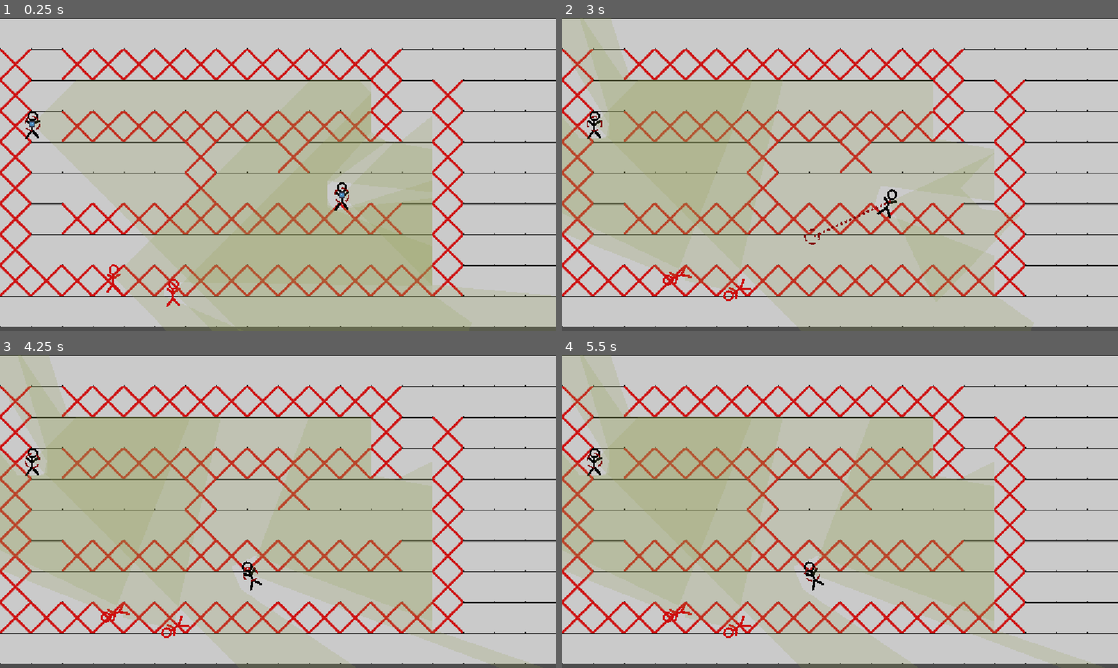
Above: before the commit, frames 1-4 (two rows, left to right).
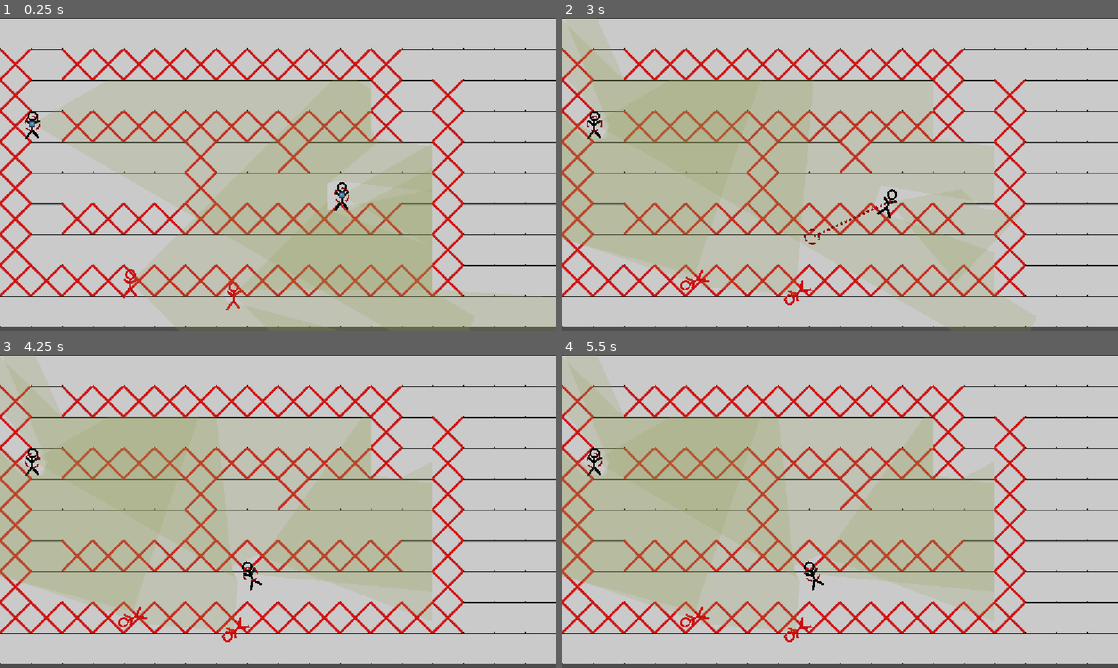
Above: after the commit, the same moments.

Repository: NevenIlincic/Tactical_Move
Game: Godot game, scene res://Scenes/Test_Scene.tscn
Same seed, same stepped clock (60 frames per second), same inputs: the game is played once before the commit and once after it. The engine's default icon, where the game draws it, is replaced by a stand-in: a white triangle on a blue panel in a dark square.
Inputs (mouse positions are in pixels of both pictures, inside the frame that each line leads up to):
- Up to frame 1 (0.25 s): no input
- Up to frame 2 (3 s): tap Enter at 0.5 s; move the mouse to (595, 124) at 0.52 s; right-click (595, 124) at 0.6 s; click (595, 124) at 0.67 s; tap Z (rotate_player_after_move) at 0.8, 1.35, 2.3 s; tap W (reset_look_at_path) at 1.25 s; move the mouse to (901, 196) at 1.27 s; click (901, 196) at 1.42 s; right-click (901, 196) at 1.55 s; tap Q (reset_path) at 2 s; move the mouse to (895, 105) at 2.02 s; press the mouse at (895, 105) at 2.03 s; tap X (reset_rotate_player_after_move) at 2.75 s; move the mouse to (812, 237) at 2.77 s; release the mouse at (812, 237) at 2.78 s; tap Space (move_confirm) at 2.85 s; click (812, 237) at 2.92 s
- Up to frame 3 (4.25 s): right-click (250, 574) at 3.05 s; move the mouse to (444, 558) at 3.52 s; right-click (444, 558) at 3.6 s; click (444, 558) at 3.67 s; tap Z (rotate_player_after_move) at 3.8 s; tap X (reset_rotate_player_after_move) at 4.15 s
- Up to frame 4 (5.5 s): move the mouse to (673, 464) at 4.27 s; tap Z (rotate_player_after_move) at 4.35, 5.3 s; click (673, 464) at 4.42 s; right-click (673, 464) at 4.55 s; move the mouse to (867, 511) at 5.02 s; right-click (867, 511) at 5.1 s; click (867, 511) at 5.17 s

The runs differ from the first frame. In frame 1, 2.3% of the frame differs, in the area x 6-100%, y 19-94%; in frame 2, 0.8%; in frame 3, 0.9%; in frame 4, 0.9%.

Commit message:
[FIX] End of action turn detection

Diff:
--- a/Resources/Weapon_Stats/m4a1_Rifle_Stats.tres
+++ b/Resources/Weapon_Stats/m4a1_Rifle_Stats.tres
@@ -16,7 +16,7 @@
 
 [sub_resource type="Resource" id="Resource_sr62i"]
 script = ExtResource("1_gmncr")
-base_value = 3.0
+base_value = 1.0
 metadata/_custom_type_script = "uid://bencr8mnns7ut"
 
 [sub_resource type="Resource" id="Resource_woesj"]
--- a/Scenes/Soldier/Player/Player.tscn
+++ b/Scenes/Soldier/Player/Player.tscn
@@ -80,6 +80,7 @@
 polygon = PackedVector2Array(0, 0, -256, -256, 256, -256)
 script = ExtResource("4_t26db")
 max_range = 1000.0
+fov_degrees = 60.0
 
 [node name="Enemy_Target_Line" type="Line2D" parent="Vision_Polygon" unique_id=1477870436]
 show_behind_parent = true
--- a/Scenes/Test_Scene.tscn
+++ b/Scenes/Test_Scene.tscn
@@ -10,7 +10,6 @@
 [ext_resource type="Script" uid="uid://cubw4ogrqm6po" path="res://Scripts/Weapon/weapon.gd" id="6_mykrp"]
 [ext_resource type="Script" uid="uid://bqnc1ha42r85" path="res://Scripts/Weapon/pistol.gd" id="7_88mxo"]
 [ext_resource type="Resource" uid="uid://ddj6vd6by3aw5" path="res://Resources/Weapon_Stats/Pistol_Stats.tres" id="8_argnq"]
-[ext_resource type="Resource" uid="uid://bqytja2sqng4q" path="res://Resources/Player_Stats/Regular_Soldier_Stats.tres" id="11_ofkpl"]
 [ext_resource type="Script" uid="uid://bmr38t2grjqqv" path="res://Scripts/Weapon/m4a1_rifle.gd" id="12_grcoo"]
 [ext_resource type="Resource" uid="uid://ttdsvtwhyg75" path="res://Resources/Weapon_Stats/m4a1_Rifle_Stats.tres" id="13_tq75k"]
 
@@ -44,6 +43,36 @@
 [sub_resource type="RectangleShape2D" id="RectangleShape2D_fhwqp"]
 size = Vector2(64, 192)
 
+[sub_resource type="Resource" id="Resource_ofkpl"]
+resource_local_to_scene = true
+script = ExtResource("5_8c5ma")
+base_value = 30.0
+metadata/_custom_type_script = "uid://bencr8mnns7ut"
+
+[sub_resource type="Resource" id="Resource_ebsyv"]
+script = ExtResource("5_8c5ma")
+base_value = 1000.0
+metadata/_custom_type_script = "uid://bencr8mnns7ut"
+
+[sub_resource type="Resource" id="Resource_w2bir"]
+script = ExtResource("5_8c5ma")
+base_value = 0.4
+metadata/_custom_type_script = "uid://bencr8mnns7ut"
+
+[sub_resource type="Resource" id="Resource_nfmrh"]
+script = ExtResource("5_8c5ma")
+base_value = 250.0
+metadata/_custom_type_script = "uid://bencr8mnns7ut"
+
+[sub_resource type="Resource" id="Resource_grcoo"]
+resource_local_to_scene = true
+script = ExtResource("6_ltieu")
+speed = SubResource("Resource_nfmrh")
+reaction_time = SubResource("Resource_w2bir")
+max_travel_distance = SubResource("Resource_ebsyv")
+HP = SubResource("Resource_ofkpl")
+metadata/_custom_type_script = "uid://cp4iog725gtuq"
+
 [sub_resource type="Resource" id="Resource_yn6en"]
 script = ExtResource("7_88mxo")
 weapon_stats = ExtResource("8_argnq")
@@ -69,7 +98,7 @@
 base_value = 250.0
 metadata/_custom_type_script = "uid://bencr8mnns7ut"
 
-[sub_resource type="Resource" id="Resource_ofkpl"]
+[sub_resource type="Resource" id="Resource_513u8"]
 resource_local_to_scene = true
 script = ExtResource("6_ltieu")
 speed = SubResource("Resource_xq73l")
@@ -78,7 +107,7 @@
 HP = SubResource("Resource_8c5ma")
 metadata/_custom_type_script = "uid://cp4iog725gtuq"
 
-[sub_resource type="Resource" id="Resource_grcoo"]
+[sub_resource type="Resource" id="Resource_518se"]
 resource_local_to_scene = true
 script = ExtResource("5_8c5ma")
 base_value = 30.0
@@ -99,13 +128,28 @@
 base_value = 250.0
 metadata/_custom_type_script = "uid://bencr8mnns7ut"
 
-[sub_resource type="Resource" id="Resource_513u8"]
+[sub_resource type="Resource" id="Resource_7tbrw"]
 resource_local_to_scene = true
 script = ExtResource("6_ltieu")
 speed = SubResource("Resource_6uspl")
 reaction_time = SubResource("Resource_3vrl3")
 max_travel_distance = SubResource("Resource_tq75k")
-HP = SubResource("Resource_grcoo")
+HP = SubResource("Resource_518se")
+metadata/_custom_type_script = "uid://cp4iog725gtuq"
+
+[sub_resource type="Resource" id="Resource_q2r4x"]
+resource_local_to_scene = true
+script = ExtResource("5_8c5ma")
+base_value = 30.0
+metadata/_custom_type_script = "uid://bencr8mnns7ut"
+
+[sub_resource type="Resource" id="Resource_nja13"]
+resource_local_to_scene = true
+script = ExtResource("6_ltieu")
+speed = SubResource("Resource_nfmrh")
+reaction_time = SubResource("Resource_w2bir")
+max_travel_distance = SubResource("Resource_ebsyv")
+HP = SubResource("Resource_q2r4x")
 metadata/_custom_type_script = "uid://cp4iog725gtuq"
 
 [sub_resource type="Resource" id="Resource_kw30y"]
@@ -144,21 +188,21 @@
 
 [node name="Player" parent="." unique_id=1108589071 instance=ExtResource("4_10mtb")]
 position = Vector2(67, 219)
-current_engagement_rule = 3
-soldier_stats = ExtResource("11_ofkpl")
+current_engagement_rule = 2
+soldier_stats = SubResource("Resource_grcoo")
 weapons = Array[ExtResource("6_mykrp")]([SubResource("Resource_yn6en")])
 
 [node name="Enemy3" parent="." unique_id=2042909401 instance=ExtResource("5_svcn8")]
-position = Vector2(235, 537)
+position = Vector2(484, 573)
 HP = 20.0
-soldier_stats = SubResource("Resource_ofkpl")
+soldier_stats = SubResource("Resource_513u8")
 
 [node name="Enemy2" parent="." unique_id=2085944523 instance=ExtResource("5_svcn8")]
-position = Vector2(359, 567)
-soldier_stats = SubResource("Resource_513u8")
+position = Vector2(270, 547)
+soldier_stats = SubResource("Resource_7tbrw")
 
 [node name="Player2" parent="." unique_id=1802276897 instance=ExtResource("4_10mtb")]
 position = Vector2(708, 367)
-current_engagement_rule = 2
-soldier_stats = ExtResource("11_ofkpl")
+current_engagement_rule = 1
+soldier_stats = SubResource("Resource_nja13")
 weapons = Array[ExtResource("6_mykrp")]([SubResource("Resource_kw30y")])
--- a/Scenes/test_scene.gd
+++ b/Scenes/test_scene.gd
@@ -55,18 +55,13 @@
 		list_occupied_tiles.append(starting_tile)
 
 func connect_to_signals():
-	Signals.player_move_finished.connect(check_is_turn_finished)
+	pass
+	#Signals.player_move_finished.connect(check_is_turn_finished)
 
 #func _on_deselect_player():
 	#selected_player.is_selected = false
 	#selected_player = null
 	#draw_path([])
-
-func check_is_turn_finished():
-	num_finished_player_turns += 1
-	if num_finished_player_turns == len(players):
-		num_finished_player_turns = 0
-		print("ZAVRSEN POTEZ!")
 
 #func set_selected_player(new_selected_player: Player):
 	##if selected_player:
--- a/Scripts/Autoload/signals.gd
+++ b/Scripts/Autoload/signals.gd
@@ -4,8 +4,11 @@
 signal move_player(path_tiles: Array[Vector2i], tile_map: TileMapLayer)
 signal set_selected_player(selected_player: Player)
 signal deselect_player(player: Player)
-signal player_move_finished() #When single soldier finishes his actions
 
+#SOLDIER SIGNALS
+signal player_move_finished(soldier: Soldier) #When single soldier finishes his actions
+signal player_move_continued(soldier: Soldier)
+####
 signal set_tile_to_solid(tile: Vector2i)
 
 signal get_alive_enemies()
--- a/Scripts/Patterns/State/Level_State/action_state.gd
+++ b/Scripts/Patterns/State/Level_State/action_state.gd
@@ -7,15 +7,29 @@
 var num_finished_moves: int
 var alive_soldiers: Dictionary
 
+var soldiers_in_action: Dictionary
+
+
 func _init(data: Array):
 	level = data[0]
+
 	alive_soldiers = level.get_alive_soldiers()
+	#soldiers_in_action = alive_soldiers.duplicate()
+	soldiers_in_action = {}
 	num_finished_moves = 0
+	initial_num_alive_enemies = len(alive_soldiers)
+
+	connect_to_signals()
 
 	vision_manager = VisionManager.new()
 
 	for player: Soldier in alive_soldiers.keys():
 		player.do_actions()
+
+func connect_to_signals():
+	Signals.player_move_finished.connect(_on_player_move_finished)
+	Signals.player_move_continued.connect(_on_player_move_continued)
+	Signals.enemy_soldier_killed.connect(_on_soldier_killed)
 
 func _unhandled_input(event: InputEvent):
 	pass
@@ -30,13 +44,30 @@
 		player.do_while_action(delta)
 		#if len(alive_soldiers) == 1:
 			#print(player.is_soldier_walking(), " ", player.has_enemies_in_sight())
-		if not player.is_in_finished_state():
-			all_players_finished_moves = false
+		#if not player.is_in_finished_state():
+			#all_players_finished_moves = false
 
-	if all_players_finished_moves:
-		level.set_level_state(PlayerSetMoveState.new([level]))
+	#if all_players_finished_moves:
+		#await level.get_tree().create_timer(1.0).timeout
+		#level.set_level_state(PlayerSetMoveState.new([level]))
 
 func check_for_deletion():
 	for player in alive_soldiers.keys():
 		if not is_instance_valid(player) or player.is_queued_for_deletion():
 			alive_soldiers.erase(player)
+
+func _on_player_move_finished(soldier: Soldier):
+	if soldiers_in_action.has(soldier):
+		soldiers_in_action.erase(soldier)
+		if len(soldiers_in_action) == 0:
+			level.set_level_state(PlayerSetMoveState.new([level]))
+
+	#num_finished_moves += 1
+	#if num_finished_moves == initial_num_alive_enemies:
+func _on_player_move_continued(soldier: Soldier):
+	soldiers_in_action[soldier] = true
+
+func _on_soldier_killed(enemy: Soldier, killed_by: Soldier):
+	_on_player_move_finished(enemy)
+	#initial_num_alive_enemies -= 1
+	#num_finished_moves += 1
--- a/Scripts/Soldier/Enemy/enemy.gd
+++ b/Scripts/Soldier/Enemy/enemy.gd
@@ -7,7 +7,6 @@
 var num_seen_by: int = 0
 
 #FOR ENEMY
-var point_to_look: Vector2
 
 func show_enemy():
 	visible = true
@@ -22,6 +21,7 @@
 	#pass
 	#visible = false
 	engagement_strategy = StopShootFollowingStrategy.new()
+	point_to_look = Vector2.ZERO
 	#connect_to_signals()
 	#var tween = create_tween()
 	#tween.tween_property(self, "global_position", Vector2(20,20), 40)
@@ -30,7 +30,7 @@
 	check_enemy_looking_at()
 
 func do_actions():
-	pass
+	Signals.player_move_finished.emit(self)
 func set_point_to_look(point):
 	pass
 
--- a/Scripts/Soldier/Player/player.gd
+++ b/Scripts/Soldier/Player/player.gd
@@ -31,7 +31,7 @@
 #####
 #VISION (FOW)
 var rays: Array[RayCast2D] = []
-var point_to_look
+
 
 
 func _ready() -> void:
@@ -69,8 +69,10 @@
 func reset_after_move_looking_point():
 	after_move_looking_point = null
 	player_look_at_line_after_move.clear_points()
-	player_look_at_line_after_move.add_point(global_position)
-
+	if len(player_path) > 1:
+		player_look_at_line_after_move.add_point(player_path[-1])
+	else:
+		player_look_at_line_after_move.add_point(global_position)
 #func connect_to_signals():
 	##Signals.move_player.connect(move)
 	#Signals.show_enemy.connect(_on_enemy_seen)
@@ -100,10 +102,10 @@
 		EngagementRules.MOVE_AND_SHOT_FOLLOWING:
 			engagement_strategy = MoveShootFollowingStrategy.new()
 
-func check_is_enemy_in_sight():
-	if enemy_to_shoot:
-		if follow_enemy_with_rotation:
-			set_point_to_look(enemy_to_shoot)
+#func check_is_enemy_in_sight():
+	#if enemy_to_shoot:
+		#if follow_enemy_with_rotation:
+			#set_point_to_look(enemy_to_shoot)
 
 func gradually_remove_path_line():
 	if player_path_line.get_point_count() > 1:
@@ -153,30 +155,35 @@
 	player_path = new_path
 
 func do_initial_player_rotation(tween: Tween):
+	var target_point: Vector2 = global_position
 	if point_to_look:
-		var	target_angle = global_position.angle_to_point(point_to_look)
-		var start_angle = rotation
-
-		tween.tween_method(
-			func(weight: float): rotation = lerp_angle(start_angle, target_angle, weight),
-			0.0, 1.0, 0.15
-		)
-	else:
-		tween.kill()
+		target_point = point_to_look
+	#if point_to_look:
+	var	target_angle = global_position.angle_to_point(target_point)
+	var start_angle = rotation
+
+	tween.tween_method(
+		func(weight: float): rotation = lerp_angle(start_angle, target_angle, weight),
+		0.0, 1.0, 0.15
+	)
+	await tween.finished.connect(_on_rotation_stop)
+	#else:
+		#tween.kill()
 func do_movement(tween: Tween):
-	if len(player_path) > 1:
-		var current_position = global_position
-		for target_position in player_path:
-			var distance = current_position.distance_to(target_position)
-			var duration = distance / soldier_stats.speed.get_value()
-			tween.tween_property(self, "global_position", target_position, duration)
-
-			current_position = target_position
-		await tween.finished.connect(_on_move_stop)
-	else:
-		tween.kill()
+	#if len(player_path) > 1:
+	var current_position = global_position
+	for target_position in player_path:
+		var distance = current_position.distance_to(target_position)
+		var duration = distance / soldier_stats.speed.get_value()
+		tween.tween_property(self, "global_position", target_position, duration)
+
+		current_position = target_position
+	await tween.finished.connect(_on_move_stop)
+	#else:
+		#tween.kill()
 
 func _on_move_stop():
+	is_walking = false
 	if after_move_looking_point:
 		point_to_look = after_move_looking_point
 		var tween: Tween = create_tween()
@@ -184,13 +191,28 @@
 		await tween.finished
 		reset_after_move_looking_point()
 		set_player_looking_at()
+		#if not enemies_in_sight.is_empty():
+		#	Signals.player_move_continued.emit(self)
+	if is_in_finished_state():
+		Signals.player_move_finished.emit(self)
+func _on_rotation_stop():
+	if is_in_finished_state():
+		Signals.player_move_finished.emit(self)
+
+func check_soldier_has_action():
+	if len(player_path) > 1 or point_to_look:
+		Signals.player_move_continued.emit(self)
 #Executes when player confirmes end moves
 func do_actions():
-	check_for_temporary_perks()
+	is_walking = true
+	check_soldier_has_action()
+	#check_for_temporary_perks()
 	player_look_at_line.reset_path()
 	await _move()
 	_on_actions_finished()
 
+
+	#Signals.player_move_finished.emit(self)
 func check_for_temporary_perks():
 	UpgradeManager.apply_movement_penalty_perk(self)
 
@@ -209,11 +231,11 @@
 	is_walking = false
 
 
-
 func _on_actions_finished():
 	player_path.clear()
 	point_to_look = null
 	player_path.append(global_position)
+
 
 
 func _on_selection_area_input_event(viewport: Node, event: InputEvent, shape_idx: int) -> void:
--- a/Scripts/Soldier/soldier.gd
+++ b/Scripts/Soldier/soldier.gd
@@ -3,12 +3,15 @@
 
 @onready var vision_polygon: SoldierVision = $Vision_Polygon
 
+var is_in_active_state: bool = false
 var is_killed: bool = false
 var is_walking: bool = false
 var follow_enemy_with_rotation = false
 var enemy_to_shoot: Soldier
 var enemies_in_sight: Dictionary = {} #{Soldier: true}
 var after_move_looking_point #Vector2/null
+var point_to_look #Vector2/Soldier
+
 
 @export var soldier_stats: PlayerStats:
 	set(value):
@@ -58,7 +61,7 @@
 func is_soldier_walking() -> bool:
 	return is_walking
 
-func is_in_finished_state():
+func is_in_finished_state() -> bool:
 	return not is_soldier_walking() and not has_enemies_in_sight()
 
 func has_enemies_in_sight() -> bool:
@@ -66,9 +69,16 @@
 		return false
 	return not enemies_in_sight.is_empty()
 
+func check_is_enemy_in_sight():
+	if enemy_to_shoot:
+		if follow_enemy_with_rotation:
+			set_point_to_look(enemy_to_shoot)
+
 func _on_enemy_seen(enemy: Soldier, soldier: Soldier):
 	if self != soldier:
 		return
+	if is_in_finished_state():
+		Signals.player_move_continued.emit(self)
 	enemies_in_sight[enemy] = true
 	on_engagement_action(enemy)
 	_on_enemy_seen_extra(enemy)
@@ -87,6 +97,8 @@
 		enemies_in_sight.erase(enemy)
 
 	if enemies_in_sight.is_empty():
+		if is_in_finished_state():
+			Signals.player_move_finished.emit(self)
 		enemy_to_shoot = null
 		if not current_weapon.weapon_state is WeaponReloadState:
 			current_weapon.change_weapon_state(WeaponIdleState.new())
@@ -116,3 +128,5 @@
 	pass
 func set_point_to_look(point):
 	pass
+func check_soldier_has_action():
+	pass
